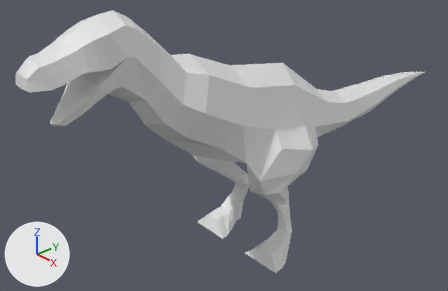
The Blender file Dinosaur/Dinsosaur.blend as it was, and as the next commit left it.
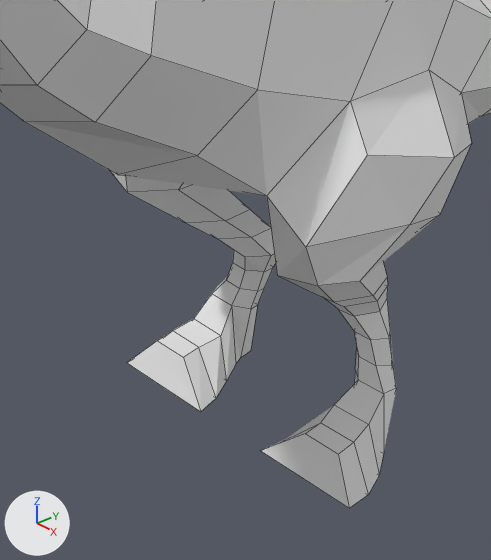
There are two pictures of each version: one whole from a 50 mm lens placed at (4.37, -4.42, 4.23), pointed at (-0.31, -0.27, 1.12), one close up on the part from 34% to 73% of the width and 32% to 100% of the height. Lighting does not change. The marker at lower left points along +X, +Y and +Z. The close-ups show mesh edges as thin lines.

Before the edit, the objects in view are built like this:
```python
me_plane = bpy.data.meshes.new('Plane')
me_plane.from_pydata(...)  # 190 vertices, 163 faces; spans x 0.0..0.67, y -2.63..3.31, z -0.02..2.96
ob_plane = bpy.data.objects.new('Plane', me_plane)
ob_plane.location = (0.0, 0.0, 0.0)
_m = ob_plane.modifiers.new('Mirror', 'MIRROR')
_m.use_clip = True
```
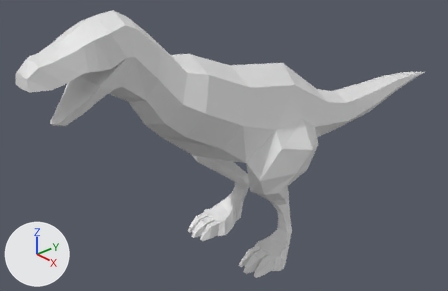
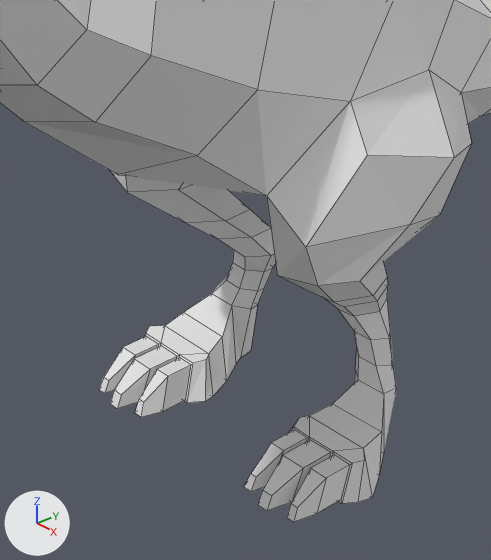
Changed parts and their boxes (x1, y1, x2, y2) in the close-ups (491 x 560 px):
'Plane', reshaped
    before: (0, 0, 491, 508)
    after: (0, 0, 491, 522)
part 1 of me_plane, built on
    before: (127, 294, 384, 508)
    after: (99, 294, 384, 522)

The change in detail:
me_plane is used by ob_plane; location (0.0, 0.0, 0.0).
me_plane had 190 vertices, 163 faces and spanned x 0.0..0.67, y -2.63..3.31, z -0.02..2.96.
me_plane now has 242 vertices, 215 faces and spans x 0.0..0.69, y -2.63..3.31, z -0.02..2.96.
Part 1, on me_plane:
3 faces are deleted.
10 vertices move from x 0.18..0.67, y -0.4..-0.14, z -0.02..0.17 to x 0.22..0.69, y -0.35..-0.14, z -0.02..0.17.
44 vertices are added at x 0.27..0.63, y -0.65..-0.33, z -0.02..0.13.
8 new vertices lie (0.0, 0.13, 0.0) away from vertices in x 0.28..0.62, y -0.53..-0.46, z -0.01..0.12.
55 new faces join them.
